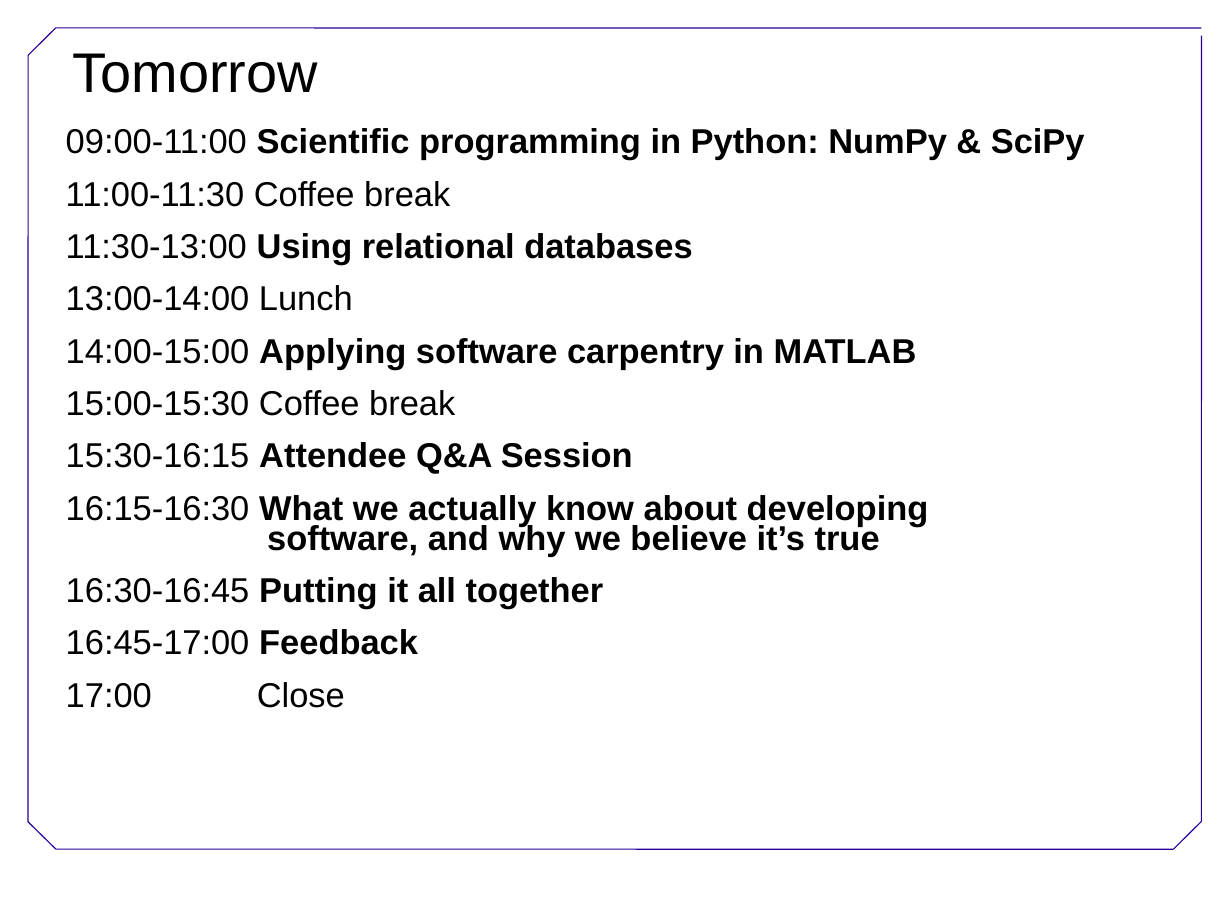
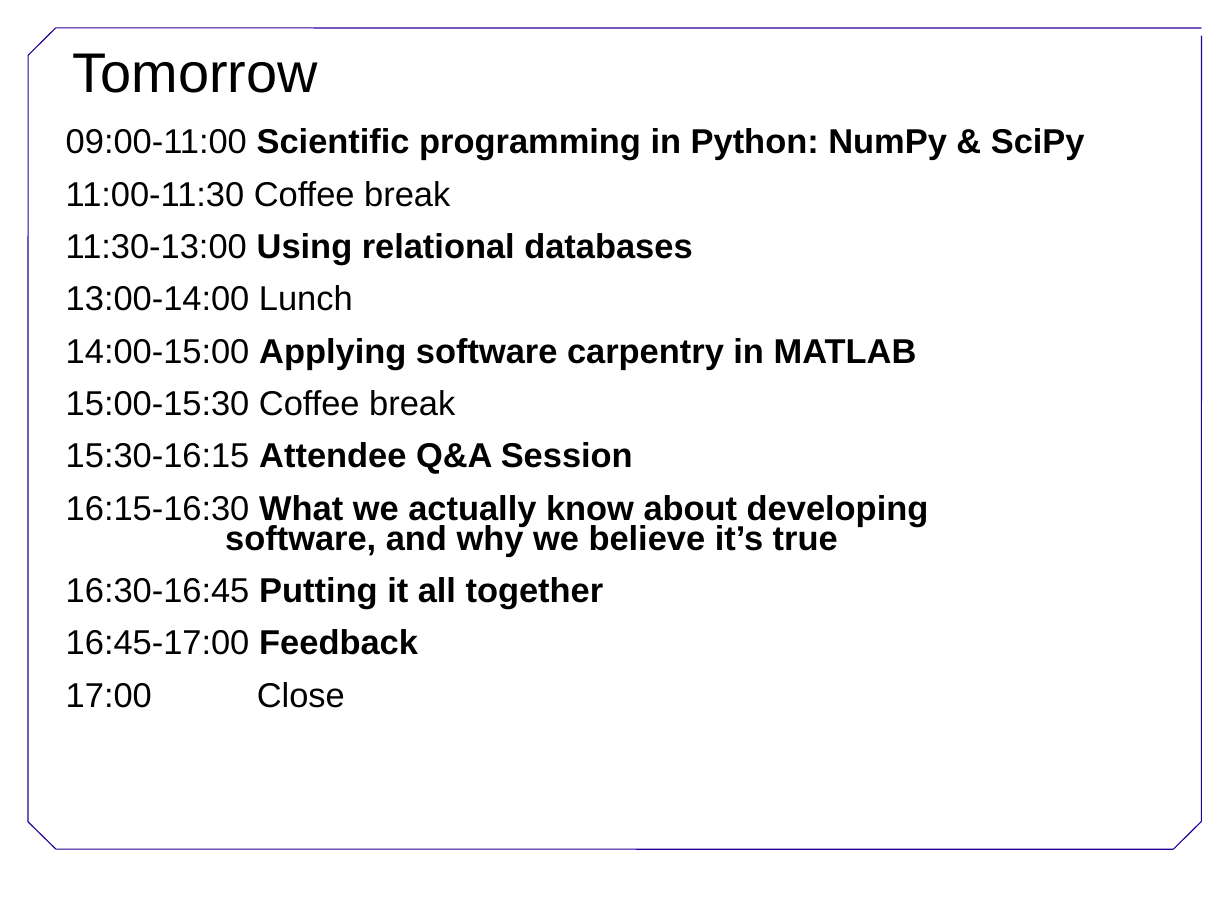
Before and after one commit to swcarpentry/DEPRECATED-boot-camps, a slide deck: slide 3 of Welcome.ppt. Drawn at 1232x924 pixels with LibreOffice and Linux fonts; fonts in the diff are those of the drawing; background and template pictures are left out. Boxes give left, top, right and bottom in pixels: in the first picture for what was removed or moved away, otherwise in the second. Text is boxed around its words. In the diff, an @@ line names an element or a change of style, - is before the commit and + after.

```diff
--- a/Welcome.ppt
+++ b/Welcome.ppt
@@ text "09:00-11:00 Scientific programming in Python: ..." at [66, 128, 1085, 708]: indent changed @@
```
Also in this commit, not shown: 2 other slides changed.
